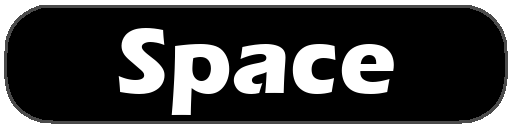
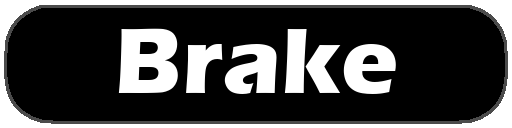
Layer changes from the first 512px x 128px image to the second:
added layer "Brake" above "Space" over bbox(118, 28, 396, 94)
hid "Space" over bbox(118, 28, 394, 115)
